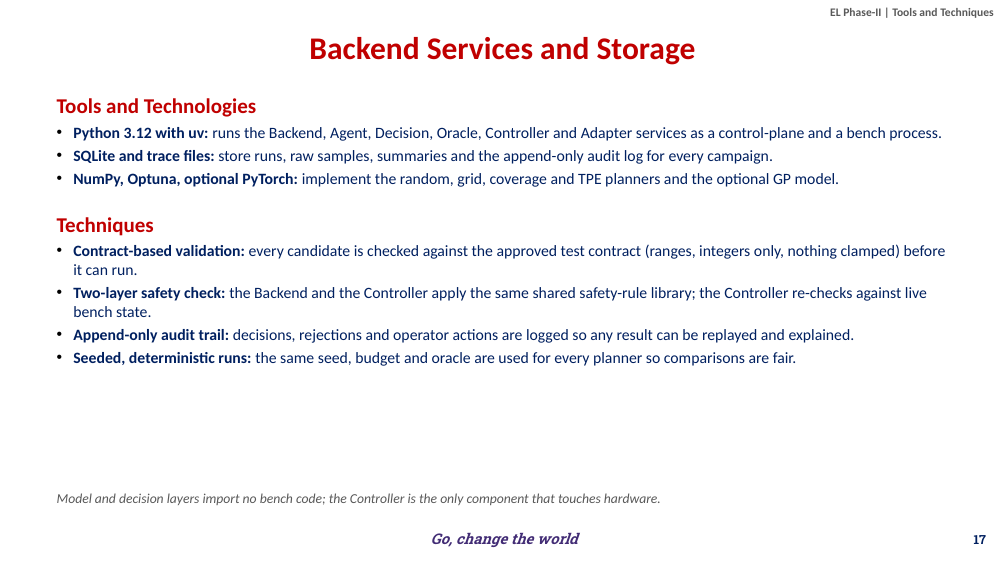
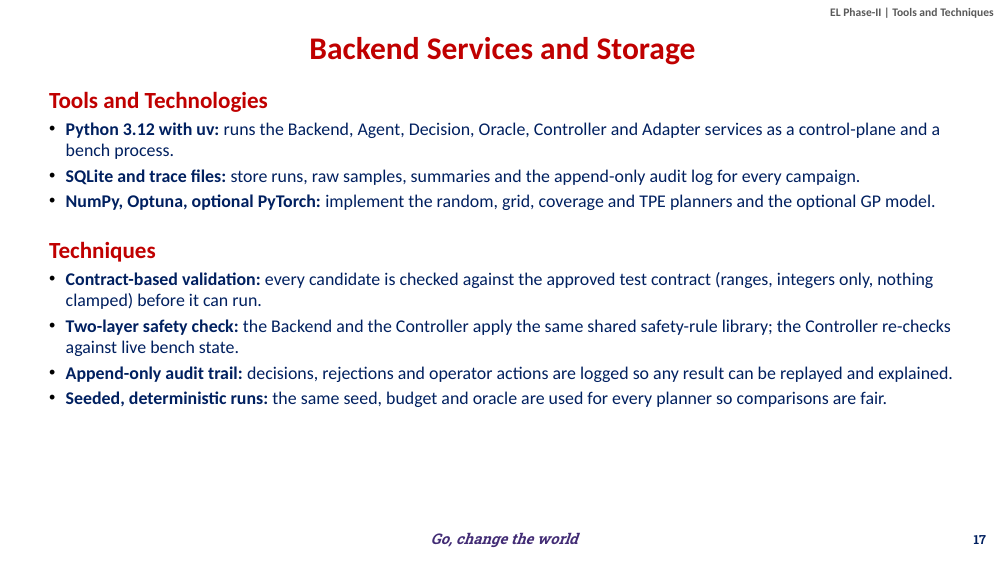
Before and after one commit to overclocked-2124/ChipCheck, a slide deck: slide 17 of docs/presentation/AI-Driven Adaptive Physical Testing for Embedded Systems - Phase 2.pptx. Drawn at 1008x567 pixels with LibreOffice and Linux fonts; fonts in the diff are those of the drawing; background and template pictures are left out. Boxes give left, top, right and bottom in pixels: in the first picture for what was removed or moved away, otherwise in the second. Text is boxed around its words. In the diff, an @@ line names an element or a change of style, - is before the commit and + after.

```diff
--- a/docs/presentation/AI-Driven Adaptive Physical Testing for Embedded Systems - Phase 2.pptx
+++ b/docs/presentation/AI-Driven Adaptive Physical Testing for Embedded Systems - Phase 2.pptx
@@ text "Tools and Technologies": place and size @@
-text "Tools and Technologies" at [57,98,946,366]
+text "Tools and Technologies" at [49,91,953,407]
@@ text "Tools and Technologies" at [49,91,953,407]: size 20 to 22 pt in "Tools and Technologies", "Techniques"; size 15 to 17 pt @@
@@ text removed at [57,493,661,505] @@
-Model and decision layers import no bench code; the Controller is the only component that touches hardware.
```
Also in this commit, not shown: 2 other slides changed.
